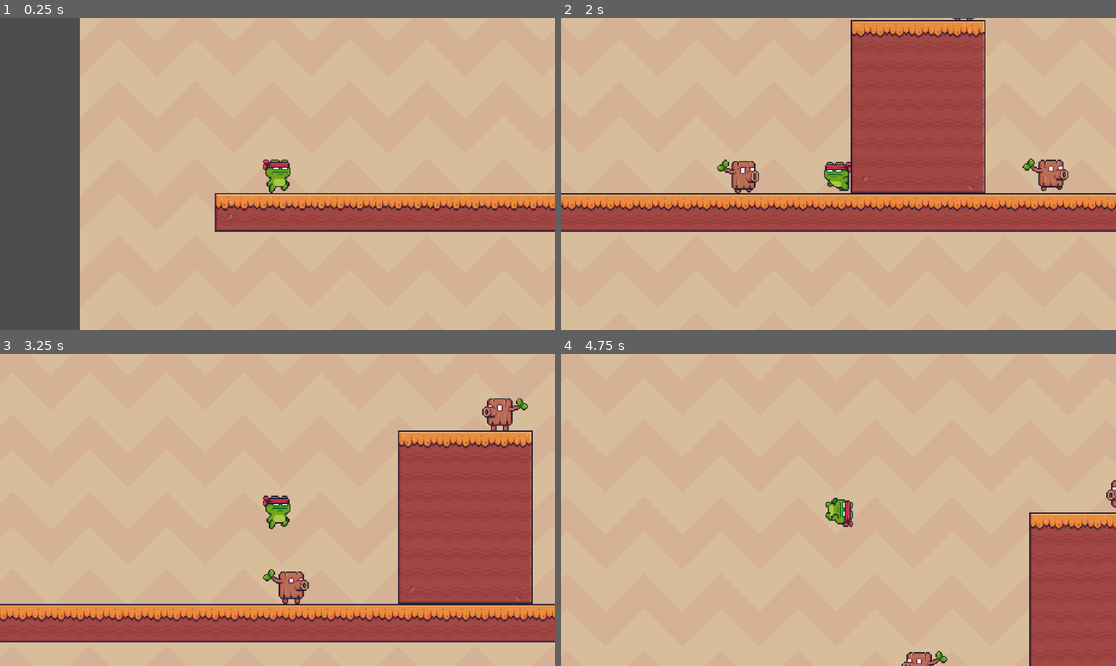
Above: before the commit, frames 1-4 (two rows, left to right).
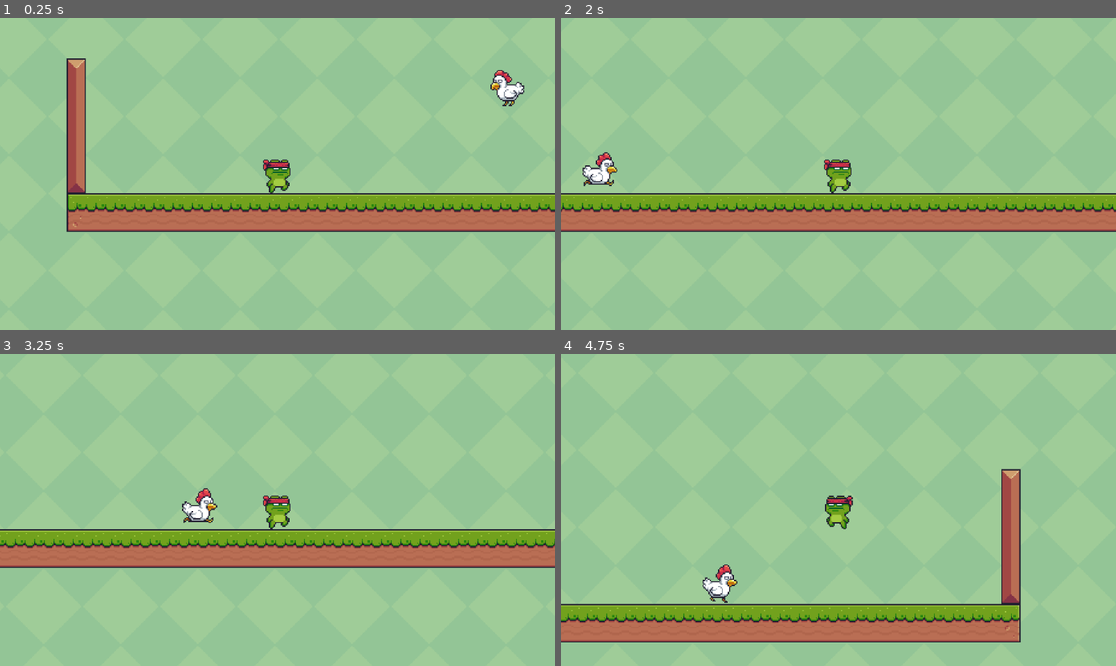
Above: after the commit, the same moments.

Repository: Yncy0/pixel-adventure-godot
Game: Godot game, scene res://world/test_world.tscn
Same seed, same stepped clock (60 frames per second), same inputs: the game is played once before the commit and once after it.
Inputs:
- Up to frame 1 (0.25 s): no input
- Up to frame 2 (2 s): hold D (right) from 0.53 s (still down); tap Space (jump) at 0.77, 1.52 s
- Up to frame 3 (3.25 s): release D (right) at 2.03 s; hold A (left) 2.03-2.78 s; hold D (right) from 2.78 s (still down); tap Space (jump) at 3.02 s
- Up to frame 4 (4.75 s): tap Space (jump) at 3.77, 4.52 s; release D (right) at 4.28 s; hold A (left) from 4.28 s (still down)

The runs differ from the first frame. In frame 1, 99% of the frame differs, in the area x 0-100%, y 0-100%; in frame 2, 99%; in frame 3, 99%; in frame 4, 100%.

Commit message:
added: gravity to the chicken

Diff:
--- a/characters/enemy/base/script/enemy_base.gd
+++ b/characters/enemy/base/script/enemy_base.gd
@@ -9,3 +9,8 @@
 
 var direction: float = 1.0
 var is_player: bool = false
+
+
+func handle_gravity(delta: float) -> void:
+	if !is_on_floor():
+		velocity += get_gravity() * delta
--- a/characters/enemy/chicken/script/chicken.gd
+++ b/characters/enemy/chicken/script/chicken.gd
@@ -63,7 +63,8 @@
 		sprite.flip_h = false
 
 
-func _physics_process(_delta: float) -> void:
+func _physics_process(delta: float) -> void:
+	handle_gravity(delta)
 	handle_state()
 	spot_enemy()
 	enemy_flip()
--- a/characters/enemy/snail/scene/snail.tscn
+++ b/characters/enemy/snail/scene/snail.tscn
@@ -256,7 +256,7 @@
 sprite_frames = SubResource("SpriteFrames_nes41")
 animation = &"idle"
 autoplay = "idle"
-frame_progress = 0.854944
+frame_progress = 0.899843
 
 [node name="CollisionShape2D" parent="." index="1"]
 rotation = 1.5708
--- a/world/test_world.tscn
+++ b/world/test_world.tscn
@@ -293,7 +293,7 @@
 tile_set = SubResource("TileSet_1bvp3")
 
 [node name="Chicken" parent="TestArea1" node_paths=PackedStringArray("_Player") instance=ExtResource("4_534ga")]
-position = Vector2(449, 399)
+position = Vector2(478, 298)
 _Player = NodePath("../../Froggy")
 
 [node name="TestArea2" type="Node2D" parent="."]
@@ -378,4 +378,4 @@
 _Player = NodePath("../../../Froggy")
 
 [node name="Froggy" parent="." instance=ExtResource("3_53guk")]
-position = Vector2(3975, 400)
+position = Vector2(287, 401)
